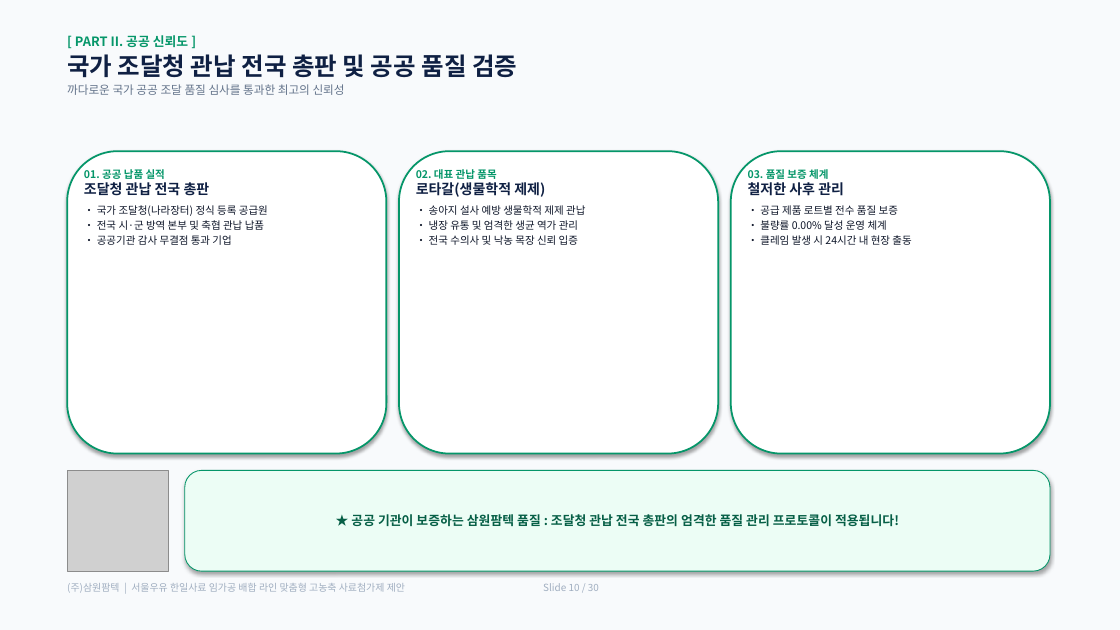
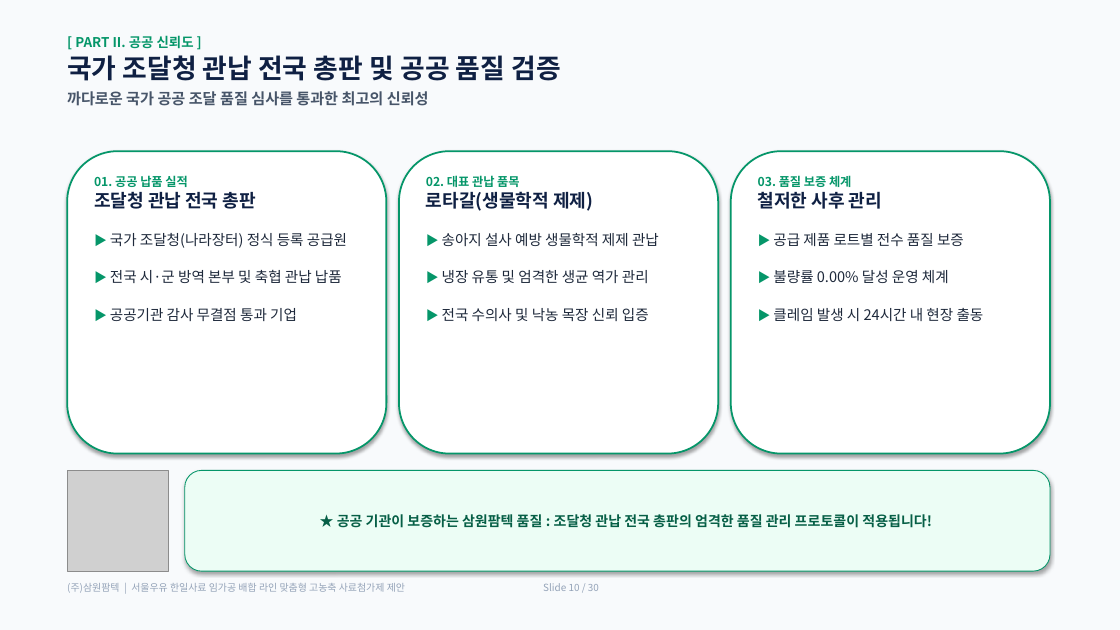
Before and after one commit to hongsoonil02-maker/vet-animal-hospital, a slide deck: slide 10 of s_project/S-NACF_고농축사료첨가제_제안_30장덱_삼원팜텍.pptx. Drawn at 1120x630 pixels with LibreOffice and Linux fonts; fonts in the diff are those of the drawing; grey boxes stand for pictures. Boxes give left, top, right and bottom in pixels: in the first picture for what was removed or moved away, otherwise in the second. Text is boxed around its words. In the diff, an @@ line names an element or a change of style, - is before the commit and + after.

```diff
--- a/s_project/S-NACF_고농축사료첨가제_제안_30장덱_삼원팜텍.pptx
+++ b/s_project/S-NACF_고농축사료첨가제_제안_30장덱_삼원팜텍.pptx
@@ text "[ PART II. 공공 신뢰도 ..." at (x1=67, y1=35, x2=560, y2=106): size 11 to 11.5 pt in "[ PART II. 공공 신뢰도 ]"; size 21 to 23 pt in "국가 조달청 관납 전국 총판 및 공공 ..."; size 10 to 13 pt, text colour #64748B to #475569, bold on in "까다로운 국가 공공 조달 품질 심사를 통과한 ..."; more space between paragraphs @@
@@ text "01. 공공 납품 실적 조달청 ..." moved from (x1=97, y1=35, x2=337, y2=245) to (x1=110, y1=36, x2=364, y2=321) @@
@@ text at (x1=123, y1=36, x2=364, y2=81): size 9 to 10.5 pt in "01. 공공 납품 실적"; size 12 to 15.5 pt in "조달청 관납 전국 총판"; more space between paragraphs @@
@@ text at (x1=426, y1=175, x2=519, y2=187): size 9 to 10.5 pt in "02. 대표 관납 품목"; size 12 to 15.5 pt in "로타갈(생물학적 제제)"; more space between paragraphs @@
@@ text "02. 대표 관납 품목 로타갈(생물학적 ..." moved from (x1=416, y1=169, x2=585, y2=245) to (x1=426, y1=175, x2=659, y2=321) @@
@@ text at (x1=758, y1=175, x2=851, y2=187): size 9 to 10.5 pt in "03. 품질 보증 체계"; size 12 to 15.5 pt in "철저한 사후 관리"; more space between paragraphs @@
@@ text "03. 품질 보증 체계 철저한 ..." moved from (x1=748, y1=167, x2=911, y2=245) to (x1=758, y1=175, x2=984, y2=321) @@
@@ text at (x1=110, y1=233, x2=347, y2=321): text changed; size 9 to 12.5 pt; text colour #0F172A to #1E293B @@
-• 국가 조달청(나라장터) 정식 등록 공급원
-• 전국 시·군 방역 본부 및 축협 관납 납품
-• 공공기관 감사 무결점 통과 기업
+▶ 국가 조달청(나라장터) 정식 등록 공급원
+▶ 전국 시·군 방역 본부 및 축협 관납 납품
+▶ 공공기관 감사 무결점 통과 기업
@@ text at (x1=442, y1=233, x2=659, y2=321): text changed; size 9 to 12.5 pt; text colour #0F172A to #1E293B @@
-• 송아지 설사 예방 생물학적 제제 관납
-• 냉장 유통 및 엄격한 생균 역가 관리
-• 전국 수의사 및 낙농 목장 신뢰 입증
+▶ 송아지 설사 예방 생물학적 제제 관납
+▶ 냉장 유통 및 엄격한 생균 역가 관리
+▶ 전국 수의사 및 낙농 목장 신뢰 입증
@@ text at (x1=773, y1=233, x2=984, y2=321): text changed; size 9 to 12.5 pt; text colour #0F172A to #1E293B @@
-• 공급 제품 로트별 전수 품질 보증
-• 불량률 0.00% 달성 운영 체계
-• 클레임 발생 시 24시간 내 현장 출동
+▶ 공급 제품 로트별 전수 품질 보증
+▶ 불량률 0.00% 달성 운영 체계
+▶ 클레임 발생 시 24시간 내 현장 출동
@@ rounded rectangle "★ 공공 기관이 보증하는 삼원팜텍 ..." at (x1=185, y1=471, x2=1050, y2=571): size 11 to 12 pt @@
```
Also in this commit, not shown: 29 other slides changed, 1 other file.
